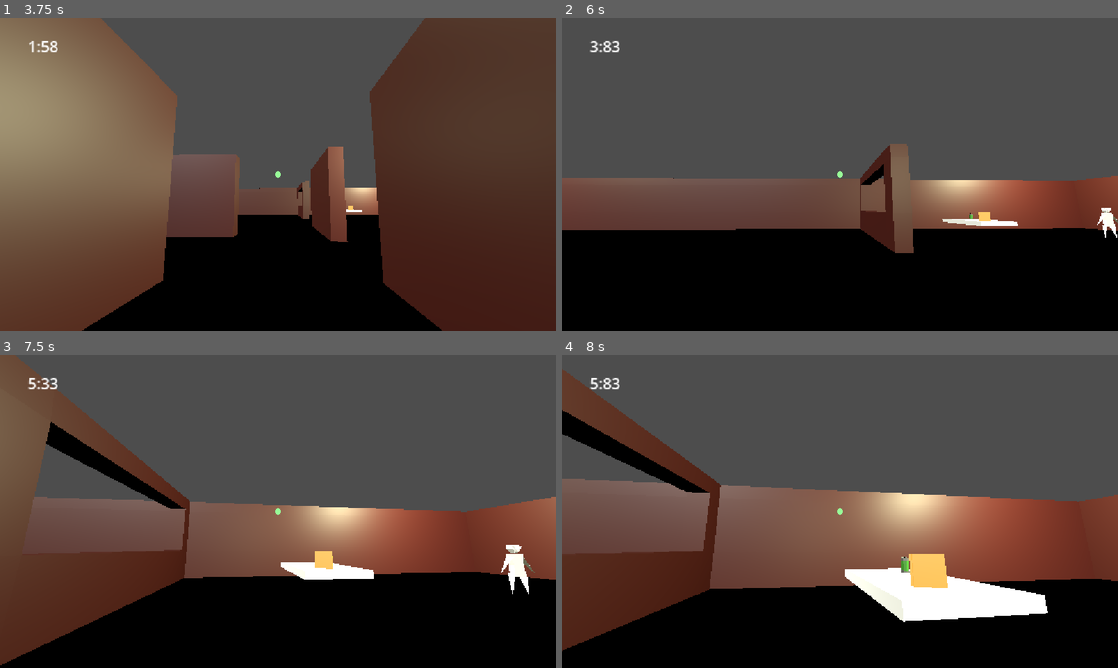
Above: before the commit, frames 1-4 (two rows, left to right).
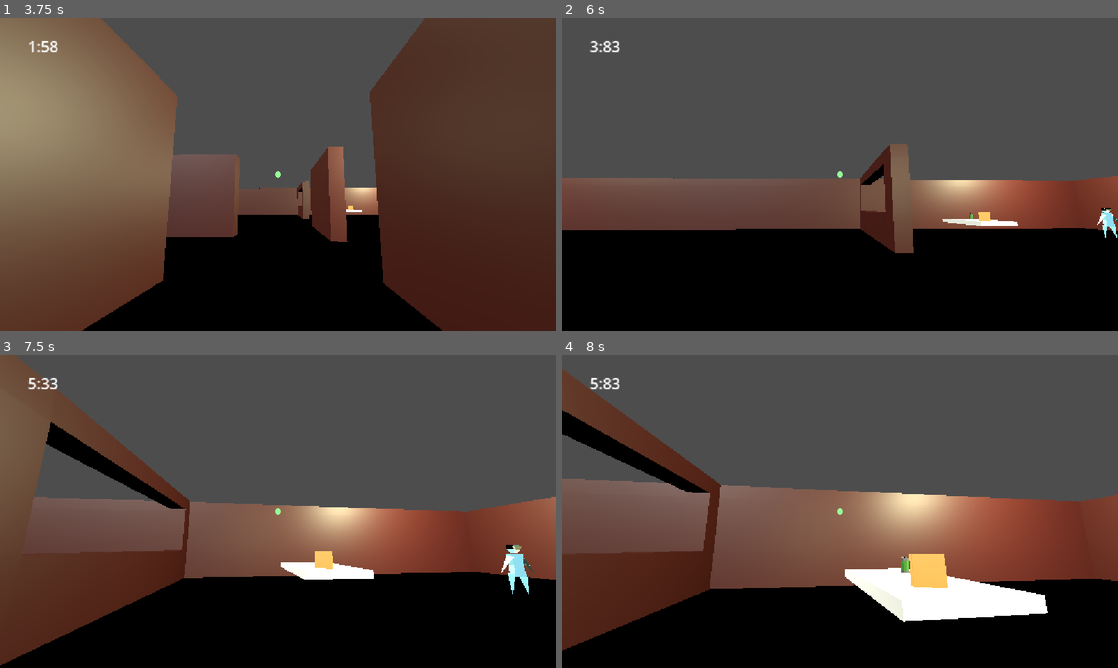
Above: after the commit, the same moments.

Repository: Dendrobyte/eye-of-attention
Game: Godot game, scene res://menus/start_menu.tscn
Same seed, same stepped clock (60 frames per second), same inputs: the game is played once before the commit and once after it.
Inputs (mouse positions are in pixels of both pictures, inside the frame that each line leads up to):
- Up to frame 1 (3.75 s): click "Start Game" at 0.5 s; tap Enter at 1.25 s; move the mouse to (305, 174) at 1.27 s; press the mouse at (305, 174) at 1.28 s; hold W (MOVE_FORWARD) from 1.28 s (still down); move the mouse to (250, 174) at 2.02 s; release the mouse at (250, 174) at 2.03 s; tap Shift (SPRINT) at 2.1, 3.6 s; move the mouse to (289, 168) at 2.77 s; press the mouse at (289, 168) at 2.78 s; move the mouse to (272, 180) at 3.52 s; release the mouse at (272, 180) at 3.53 s; click (272, 180) at 3.67 s
- Up to frame 2 (6 s): keep holding W (MOVE_FORWARD); move the mouse to (878, 177) at 4.27 s; press the mouse at (878, 177) at 4.28 s; move the mouse to (795, 171) at 5.02 s; release the mouse at (795, 171) at 5.03 s; tap Shift (SPRINT) at 5.1 s; move the mouse to (845, 174) at 5.77 s; press the mouse at (845, 174) at 5.78 s
- Up to frame 3 (7.5 s): move the mouse to (255, 505) at 6.52 s; release W (MOVE_FORWARD) at 6.53 s; release the mouse at (255, 505) at 6.53 s; hold D (MOVE_RIGHT) 6.53-7.28 s; tap Shift (SPRINT) at 6.6 s; move the mouse to (305, 511) at 7.27 s; press the mouse at (305, 511) at 7.28 s; hold W (MOVE_FORWARD) from 7.28 s (still down)
- Up to frame 4 (8 s): keep holding W (MOVE_FORWARD)

Frame 1 is identical in both runs. In frame 2, 0.1% of the frame differs, in the area x 97-100%, y 60-71%; in frame 3, 0.4%, in the area x 91-97%, y 60-77%; in frame 4, nothing differs.

Commit message:
NPC feedback when satisfied

Diff:
--- a/spatial-memory-match/entity_scenes/char_base_scene.tscn
+++ b/spatial-memory-match/entity_scenes/char_base_scene.tscn
@@ -1,6 +1,7 @@
 [gd_scene format=3 uid="uid://n7jheo1jiekh"]
 
 [ext_resource type="PackedScene" uid="uid://dkhi8bos6r55b" path="res://assets/char_base.glb" id="1_02bcf"]
+[ext_resource type="Script" uid="uid://dw1184by0fl1e" path="res://scripts/npc_behavior.gd" id="2_6d5g6"]
 
 [sub_resource type="Animation" id="Animation_6d5g6"]
 length = 0.001
@@ -70,6 +71,54 @@
 "points": PackedFloat32Array(0, -0.0005, 0, 0.0005, 0),
 "times": PackedFloat32Array(0)
 }
+tracks/6/type = "bezier"
+tracks/6/imported = false
+tracks/6/enabled = true
+tracks/6/path = NodePath(".:position:x")
+tracks/6/interp = 1
+tracks/6/loop_wrap = true
+tracks/6/keys = {
+"handle_modes": PackedInt32Array(0),
+"points": PackedFloat32Array(0, -0.25, 0, 0.25, 0),
+"times": PackedFloat32Array(0)
+}
+tracks/7/type = "bezier"
+tracks/7/imported = false
+tracks/7/enabled = true
+tracks/7/path = NodePath(".:position:y")
+tracks/7/interp = 1
+tracks/7/loop_wrap = true
+tracks/7/keys = {
+"handle_modes": PackedInt32Array(0),
+"points": PackedFloat32Array(0.09515369, -0.25, 0, 0.25, 0),
+"times": PackedFloat32Array(0)
+}
+tracks/8/type = "bezier"
+tracks/8/imported = false
+tracks/8/enabled = true
+tracks/8/path = NodePath(".:position:z")
+tracks/8/interp = 1
+tracks/8/loop_wrap = true
+tracks/8/keys = {
+"handle_modes": PackedInt32Array(0),
+"points": PackedFloat32Array(0, -0.25, 0, 0.25, 0),
+"times": PackedFloat32Array(0)
+}
+
+[sub_resource type="Animation" id="Animation_h5i7c"]
+resource_name = "jump"
+length = 0.6
+tracks/0/type = "bezier"
+tracks/0/imported = false
+tracks/0/enabled = true
+tracks/0/path = NodePath(".:position:y")
+tracks/0/interp = 1
+tracks/0/loop_wrap = true
+tracks/0/keys = {
+"handle_modes": PackedInt32Array(0, 2, 2),
+"points": PackedFloat32Array(-0.008856699, -0.25, 0, 0.1, 0.0059713963, 0.6376006, -0.16666667, 0.010396123, 0.13333209, -0.00831682, 0, -0.058333337, 0, 0, 0),
+"times": PackedFloat32Array(0, 0.3, 0.6)
+}
 
 [sub_resource type="Animation" id="Animation_02bcf"]
 resource_name = "mask_off"
@@ -192,15 +241,17 @@
 [sub_resource type="AnimationLibrary" id="AnimationLibrary_6d5g6"]
 _data = {
 &"RESET": SubResource("Animation_6d5g6"),
+&"jump": SubResource("Animation_h5i7c"),
 &"mask_off": SubResource("Animation_02bcf"),
 &"mask_on": SubResource("Animation_c57g7")
 }
 
 [node name="char_base" unique_id=165551240 instance=ExtResource("1_02bcf")]
 transform = Transform3D(1, 0, 0, 0, 1, 0, 0, 0, 1, 0, 0.09515369, 0)
+script = ExtResource("2_6d5g6")
 
 [node name="AnimationPlayer" type="AnimationPlayer" parent="." index="0" unique_id=1901851464]
 libraries/ = SubResource("AnimationLibrary_6d5g6")
 
-[node name="Mask" parent="." index="8" unique_id=992196805]
+[node name="Mask" parent="." index="8" unique_id=1728848838]
 transform = Transform3D(-0.106577665, 0, 0, 0, -0.13161713, 0, 0, 0, -0.13161713, -7.72594e-06, 2.4678926, -0.20849395)
--- a/spatial-memory-match/scripts/level_manager.gd
+++ b/spatial-memory-match/scripts/level_manager.gd
@@ -99,7 +99,6 @@
 		var p_transform = NPC_TRANSFORMS[p_count]
 		new_npc.position = p_transform.position
 		new_npc.rotation = p_transform.rotation
-		new_npc.set_script(NPC_SCRIPT)
 		new_npc.wanted_item_str = used_item_names.pop_back()
 		npc_parent.add_child(new_npc)
 
--- a/spatial-memory-match/scripts/npc_behavior.gd
+++ b/spatial-memory-match/scripts/npc_behavior.gd
@@ -6,6 +6,9 @@
 var want_timer: Timer
 
 var satisfied = false
+
+var primary_mat: Material = null
+var satisfied_mat: Material = null
 
 # True, take it off. False, put it on.
 func toggle_mask(on_or_off):
@@ -46,7 +49,15 @@
 	add_child(wanted_item)
 	$WantedItem.hide()
 
+	# Load the materials, fine for now with small amount unordered
+	# ALL MATERIALS LINKED TO `Arm_L`
+	var linked_material_base: MeshInstance3D = get_node("Arm_L")
+	primary_mat = linked_material_base.get_active_material(0)
+	satisfied_mat = linked_material_base.get_active_material(1)
+
+
 func interact():
+	print("Satisfied?", satisfied)
 	if satisfied:
 		print("Already gave character what they wanted")
 		return ""
@@ -57,8 +68,16 @@
 # TODO: Show success and error visuals
 func maybe_satisfy(held_item_name: String):
 	if !satisfied && wanted_item_str == held_item_name:
-		satisfied = true
-		GlobalState.incr_satisfy_npc()
+		satisfy_npc()
 	else:
 		display_want()
 	return satisfied
+
+func satisfy_npc():
+	# TODO: Make them all the same mesh or something
+	for body_part in get_children():
+		if body_part as MeshInstance3D and body_part.name != "Mask":
+			$AnimationPlayer.play("jump")
+			body_part.set_surface_override_material(0, satisfied_mat)
+	satisfied = true
+	GlobalState.incr_satisfy_npc()
Binary file changed: spatial-memory-match/assets/char_base.glb
Not shown, changed: Blender/char_base.blend
Not shown, changed: Blender/char_base.blend1
